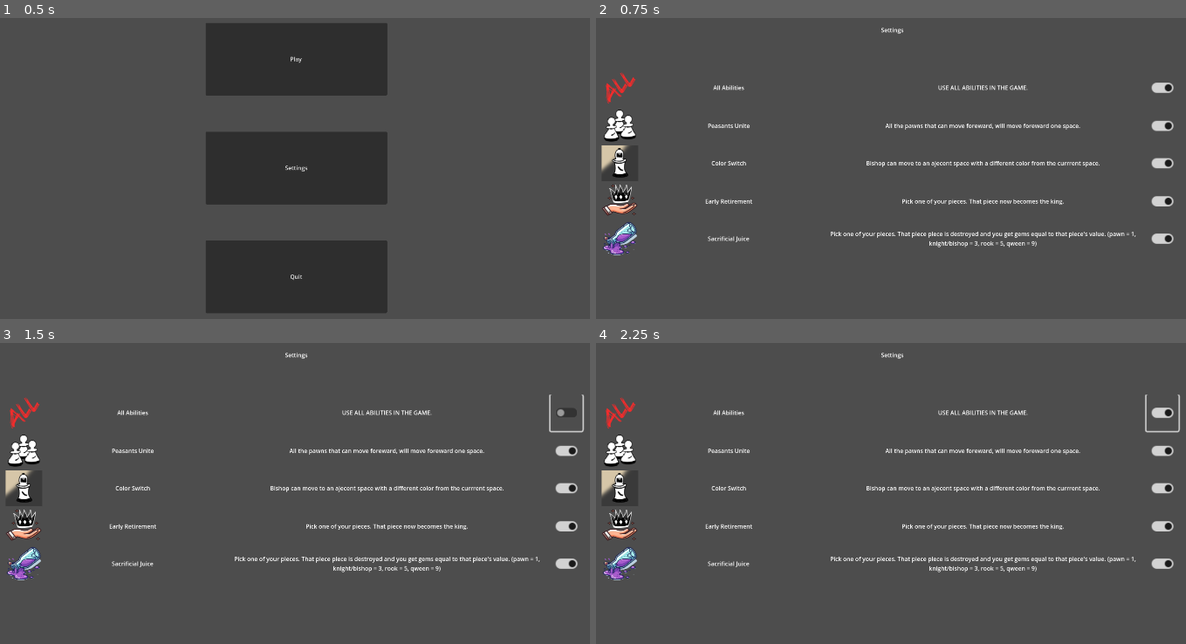
Above: before the commit, frames 1-4 (two rows, left to right).
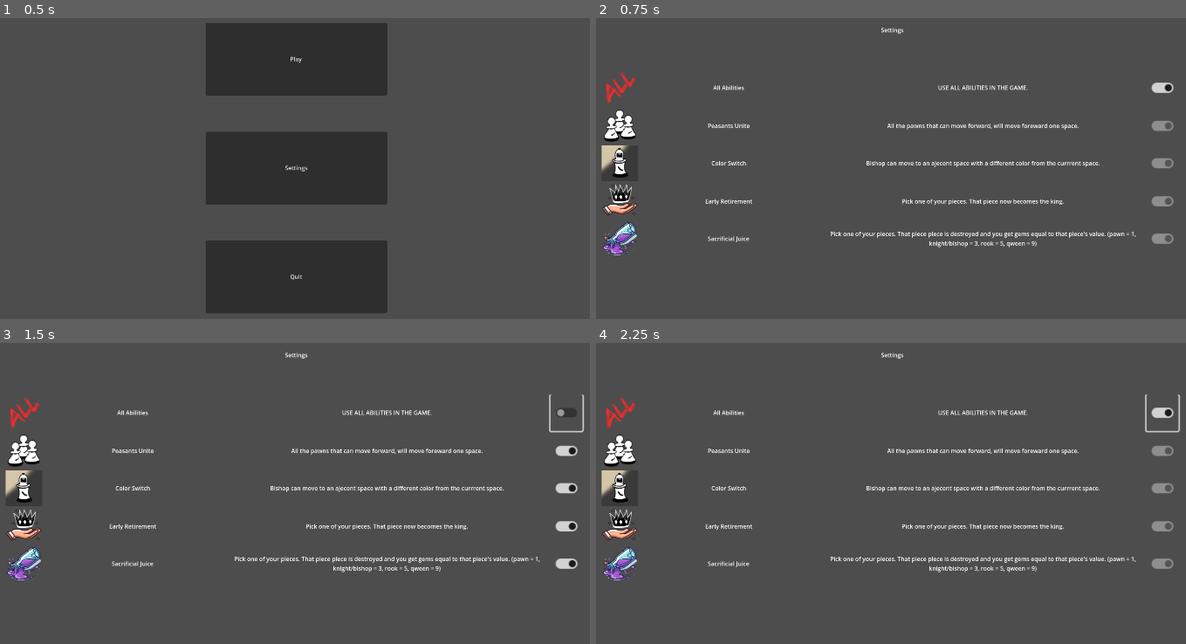
Above: after the commit, the same moments.

Repository: KristianPrifti/Upgraded-Chess-Game
Game: Godot game, scene res://main_menu.tscn
Same seed, same stepped clock (60 frames per second), same inputs: the game is played once before the commit and once after it.
Inputs (mouse positions are in pixels of both pictures, inside the frame that each line leads up to):
- Up to frame 1 (0.5 s): no input
- Up to frame 2 (0.75 s): click "Settings" at 0.5 s
- Up to frame 3 (1.5 s): click (566, 412) at 1.27 s
- Up to frame 4 (2.25 s): click (1162, 412) at 2.02 s

Frame 1 is identical in both runs. In frame 2, 0.7% of the frame differs, in the area x 49-98%, y 34-76%; in frame 3, 0.3%; in frame 4, 0.7%.

Commit message:
disable all other setting abilities buttons if the 'all abilities' button is on

Diff:
--- a/scripts/settings_menu.gd
+++ b/scripts/settings_menu.gd
@@ -10,7 +10,7 @@
 
 # Called every frame. 'delta' is the elapsed time since the previous frame.
 func _process(delta):
-	pass
+	all_is_on()
 
 func create_settings_ability(icon_path, ability_name, ability_description):
 	var window = window_path.instantiate()
@@ -23,7 +23,7 @@
 	create_settings_ability(all_icon_path, "All Abilities", all_description)
 
 	var peasants_unite_icon_path = "res://abilities_assets/Peasants_Unite.png"
-	var peasants_unite_description = "All the pawns that can move foreward, will move foreward one space."
+	var peasants_unite_description = "All the pawns that can move forward, will move foreward one space."
 	create_settings_ability(peasants_unite_icon_path, "Peasants Unite", peasants_unite_description)
 
 	var color_switch_icon_path = "res://abilities_assets/Color_Switch.png"
@@ -37,3 +37,17 @@
 	var sacrificial_juice_icon_path = "res://abilities_assets/Sacrificial_Juice.png"
 	var sacrificial_juice_description = "Pick one of your pieces. That piece piece is destroyed and you get gems equal to that piece's value. (pawn = 1, knight/bishop = 3, rook = 5, qween = 9)"
 	create_settings_ability(sacrificial_juice_icon_path, "Sacrificial Juice", sacrificial_juice_description)
+
+
+# this function makes all other buttons disabled if the "all abilities" button is on
+func all_is_on():
+	var children = get_child_count()
+	var child_number = 1
+	if get_child(0).get_node("CheckButton").button_pressed:
+		while(child_number < children):
+			get_child(child_number).get_node("CheckButton").disabled = true
+			child_number+=1
+	else:
+		while(child_number < children):
+			get_child(child_number).get_node("CheckButton").disabled = false
+			child_number+=1
